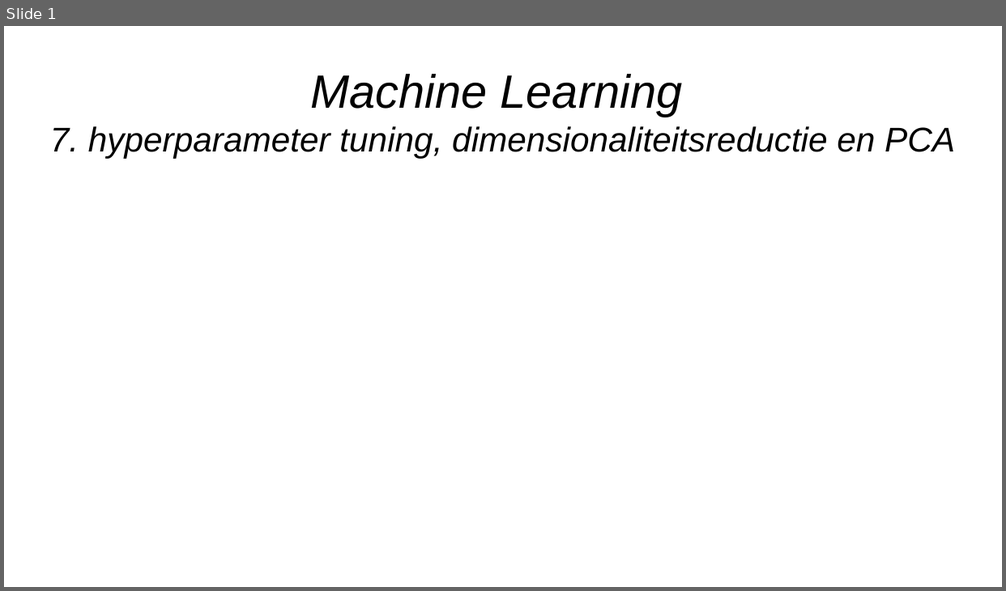
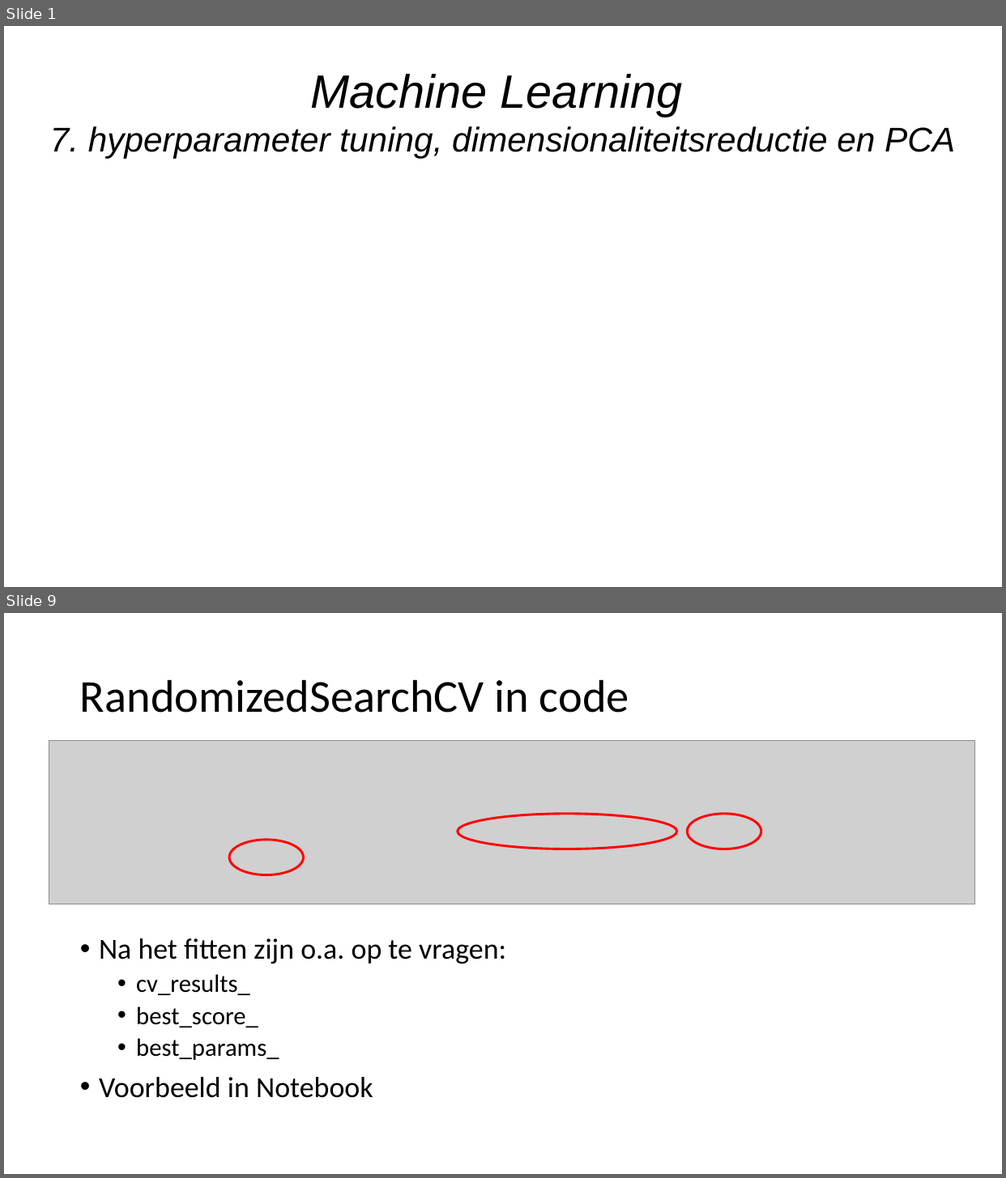
Before and after one commit to hanze-hbo-ict/Machine-Learning, a slide deck: Keynote/7.hyperparam-tuning.pptx. Shown one above the other, each under a label of ours: slide 1 before the commit, slides 1 and 9 after it; the slides between them are not shown. The pictures are 1006x591 and 1006x1178 pixels, drawn with LibreOffice and Linux fonts; fonts in the diff are those of the drawing; grey boxes stand for pictures; background and template pictures are left out. Boxes give left, top, right and bottom in pixels: in the first picture for what was removed or moved away, otherwise in the second. Text is boxed around its words. In the diff, an @@ line names an element or a change of style, - is before the commit and + after.

```diff
--- a/Keynote/7.hyperparam-tuning.pptx
+++ b/Keynote/7.hyperparam-tuning.pptx
@@ slide 9 added at [4, 613, 1002, 1174], background #FFFFFF @@
@@ title added at [80, 679, 629, 713], 44 pt, text #000000 @@
+RandomizedSearchCV in code
@@ picture added at [49, 741, 975, 905] @@
@@ ellipse added at [458, 814, 677, 849], outline #FF0000 2.25 pt @@
@@ ellipse added at [688, 814, 761, 849], outline #FF0000 2.25 pt @@
@@ ellipse added at [229, 840, 304, 875], outline #FF0000 2.25 pt @@
@@ text added at [99, 939, 506, 1098], 28 pt, text #000000 @@
+• Na het fitten zijn o.a. op te vragen:
+  • cv_results_
+  • best_score_
+  • best_params_
+• Voorbeeld in Notebook
```
Also in this commit, not shown: 5 slides changed, 16 other slides added, 4 slides removed, 6 other files.
